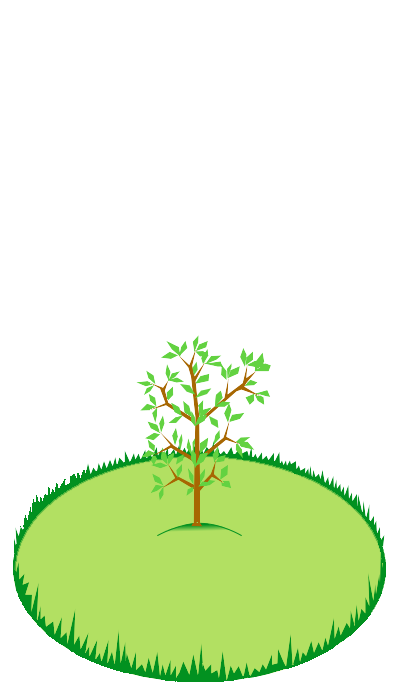
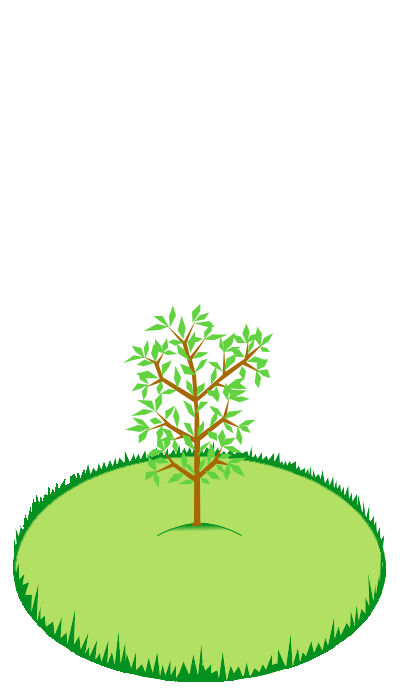
Layered file, before and after one edit (400×700). Changes by layer:
added layer "дерево - 11" in group "Группа слоёв" over bbox(123, 303, 274, 527)
hid "дерево - 10" over bbox(136, 335, 271, 527)
